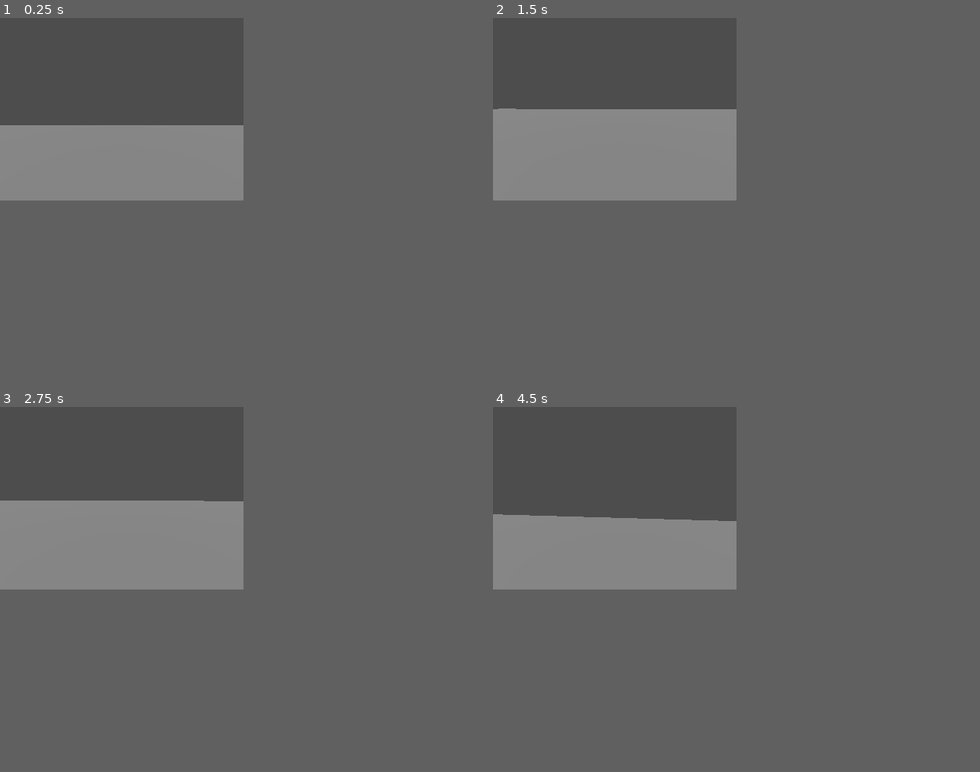
Above: before the commit, frames 1-4 (two rows, left to right).
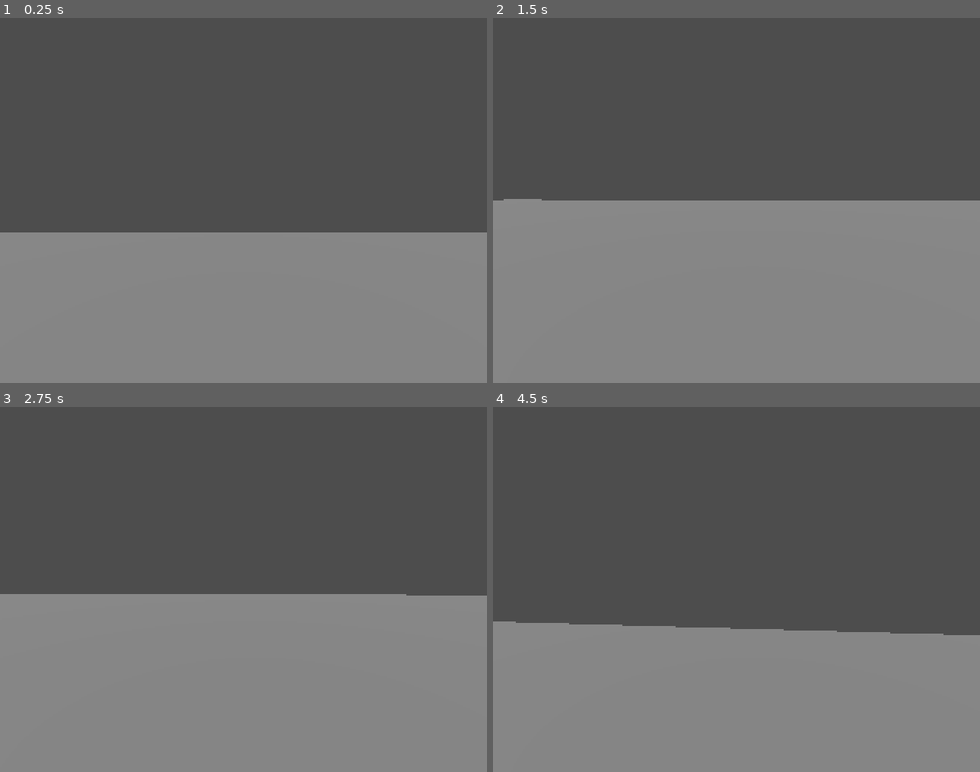
Above: after the commit, the same moments.

Repository: swigof/lowpoly-winter
Game: Godot game, scene res://main.tscn
Same seed, same stepped clock (60 frames per second), same inputs: the game is played once before the commit and once after it.
Inputs (mouse positions are in pixels of both pictures, inside the frame that each line leads up to):
- Up to frame 1 (0.25 s): no input
- Up to frame 2 (1.5 s): move the mouse to (668, 98) at 0.52 s; hold D (move_right) 0.53-1.28 s; click (668, 98) at 0.67 s; tap Space (jump) at 0.77 s; move the mouse to (600, 109) at 1.27 s; hold W (move_forward) from 1.28 s (still down)
- Up to frame 3 (2.75 s): keep holding W (move_forward); tap Space (jump) at 1.52 s; move the mouse to (126, 494) at 2.02 s
- Up to frame 4 (4.5 s): keep holding W (move_forward); tap Enter at 2.75 s; move the mouse to (609, 501) at 2.77 s; tap Space (jump) at 3.02, 3.77 s; move the mouse to (634, 501) at 3.52 s; move the mouse to (595, 494) at 4.27 s
The window is 320x240 before the commit and 640x480 after it. Grey fills any space a smaller window leaves; there, only what the larger window draws over its background counts as a difference.

The runs differ from the first frame. In frame 1, 52% of the frame differs, in the area x 0-100%, y 29-100%; in frame 2, 62%, in the area x 0-100%, y 24-100%; in frame 3, 61%; in frame 4, 49%.

Commit message:
override window sizing

Diff:
--- a/project.godot
+++ b/project.godot
@@ -20,6 +20,9 @@
 window/size/viewport_width=320
 window/size/viewport_height=240
 window/size/resizable=false
+window/size/window_width_override=960
+window/size/window_height_override=720
+window/stretch/mode="viewport"
 
 [editor]
 
